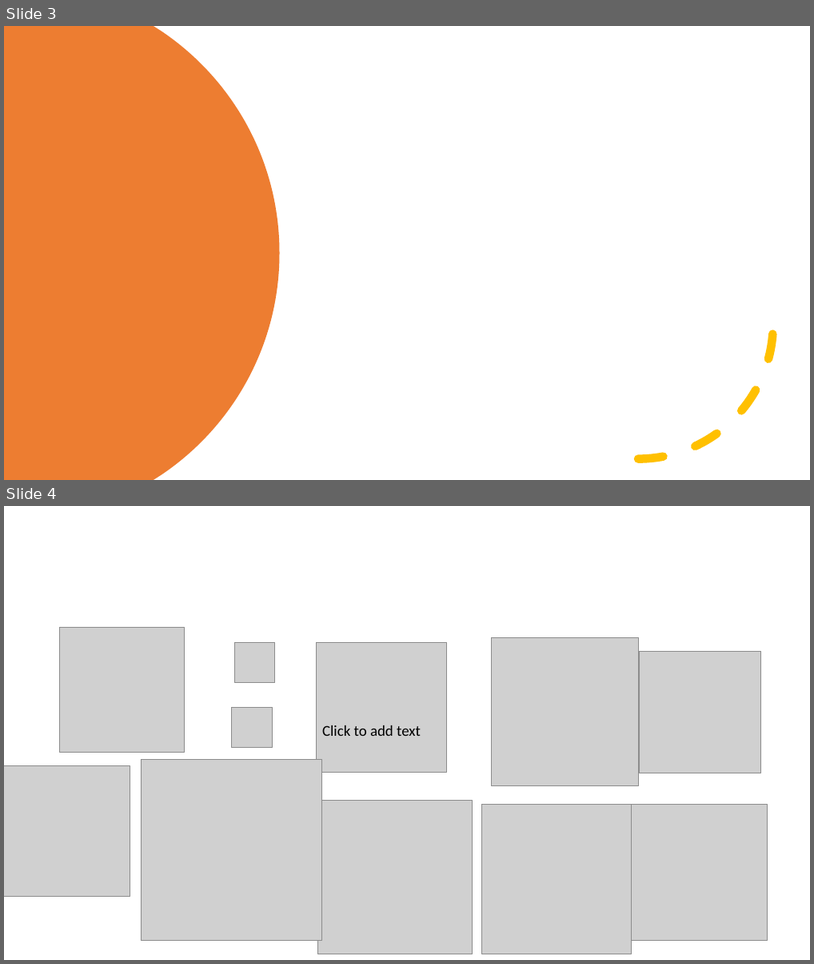
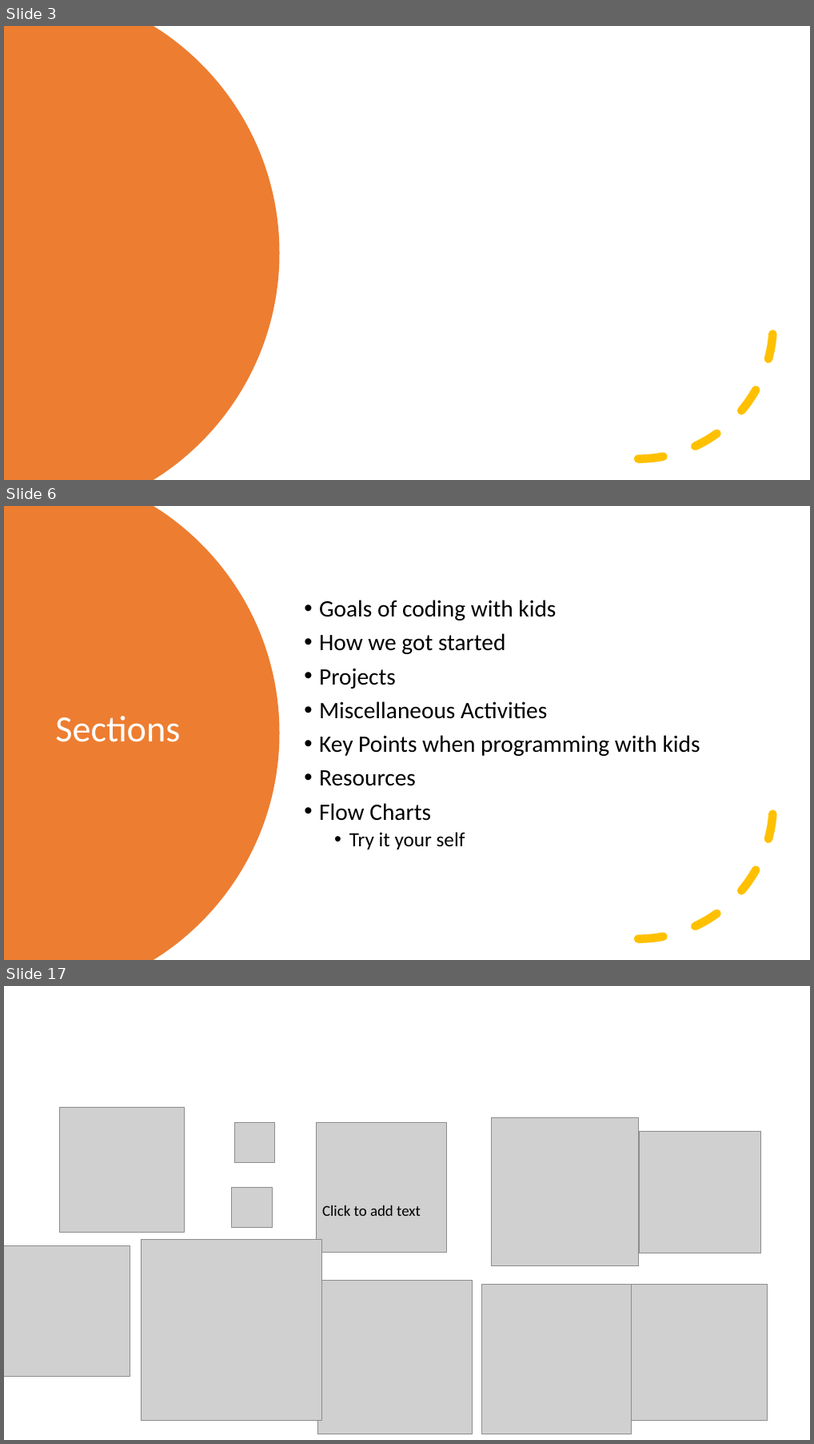
Before and after one commit to kevmoens/ThatConference2022, a slide deck: ThatConference2022.pptx. Shown one above the other, each under a label of ours: slides 3 and 4 before the commit, slides 3, 6 and 17 after it; the slides between them are not shown. The pictures are 814x964 and 814x1444 pixels, drawn with LibreOffice and Linux fonts; fonts in the diff are those of the drawing; grey boxes stand for pictures. Boxes give left, top, right and bottom in pixels: in the first picture for what was removed or moved away, otherwise in the second. Text is boxed around its words. In the diff, an @@ line names an element or a change of style, - is before the commit and + after.

```diff
--- a/ThatConference2022.pptx
+++ b/ThatConference2022.pptx
@@ slide 6 added at box(4, 506, 810, 960), background #FFFFFF @@
@@ freeform shape added at box(4, 506, 280, 960), fill #ED7D31 @@
@@ text added at box(319, 600, 701, 849), 28 pt, text #000000 @@
+• Goals of coding with kids
+• How we got started
+• Projects
+• Miscellaneous Activities
+• Key Points when programming with kids
+• Resources
+• Flow Charts
+  • Try it your self
@@ arc (boxed as its full ellipse) added at box(504, 668, 774, 939), outline #FFC000 10 pt dashed @@
@@ title added at box(55, 716, 180, 742), 44 pt, text #FFFFFF @@
+Sections
@@ what was slide 4 is now slide 17 @@
```
Also in this commit, not shown: 12 other slides added.
